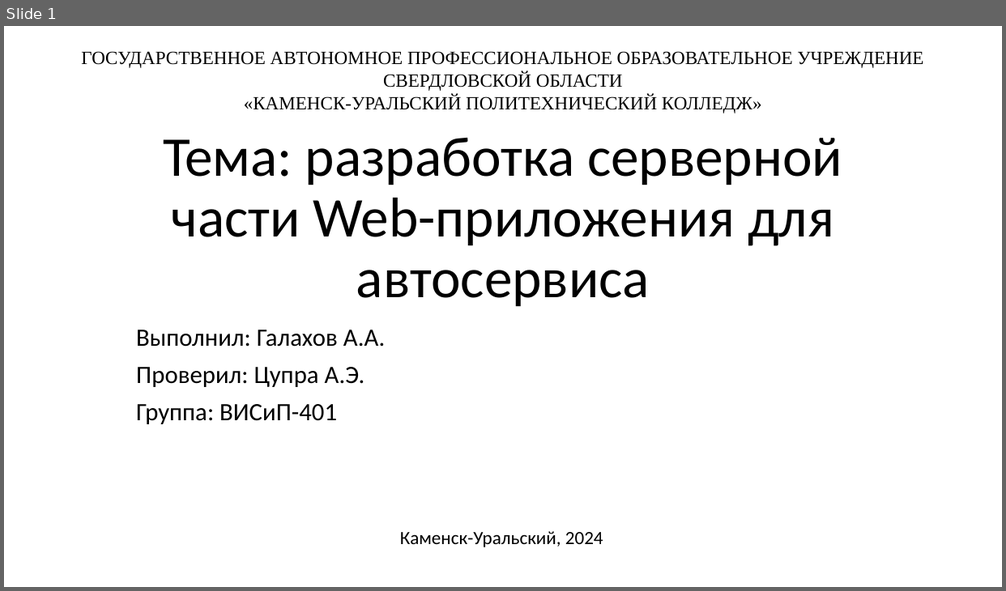
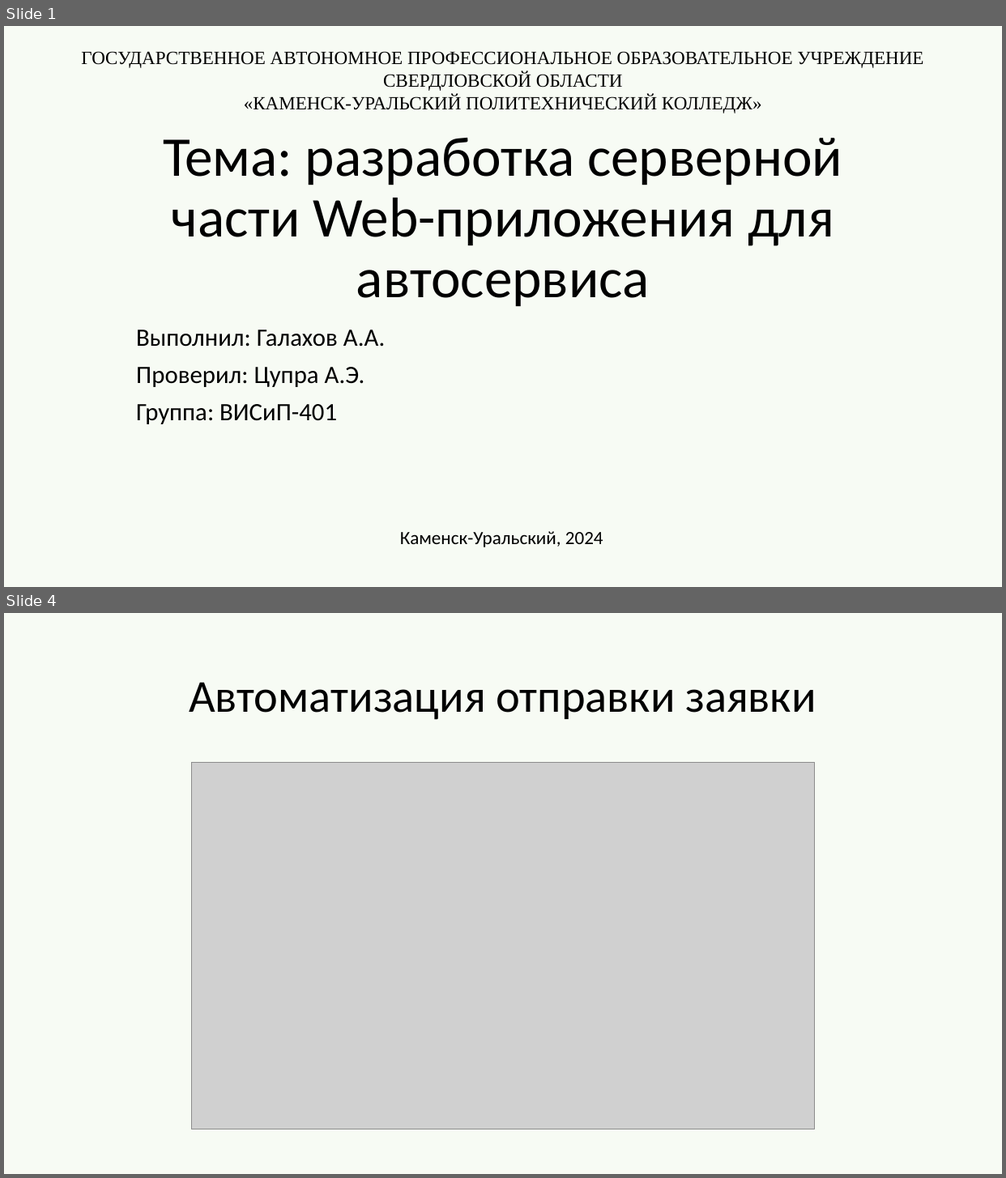
Before and after one commit to iBowie2/kupc_kurs, a slide deck: Презентация Microsoft PowerPoint.pptx. Shown one above the other, each under a label of ours: slide 1 before the commit, slides 1 and 4 after it; the slides between them are not shown. The pictures are 1006x591 and 1006x1178 pixels, drawn with LibreOffice and Linux fonts; fonts in the diff are those of the drawing; grey boxes stand for pictures. Boxes give left, top, right and bottom in pixels: in the first picture for what was removed or moved away, otherwise in the second. Text is boxed around its words. In the diff, an @@ line names an element or a change of style, - is before the commit and + after.

```diff
--- a/Презентация Microsoft PowerPoint.pptx
+++ b/Презентация Microsoft PowerPoint.pptx
@@ slide 4 added at (x1=4, y1=613, x2=1002, y2=1174), background #F7FBF4 @@
@@ title added at (x1=189, y1=682, x2=816, y2=720), 44 pt, text #000000 @@
+Автоматизация отправки заявки
@@ picture added at (x1=192, y1=763, x2=815, y2=1130) @@
```
Also in this commit, not shown: 6 other slides added, 1 slide removed.
